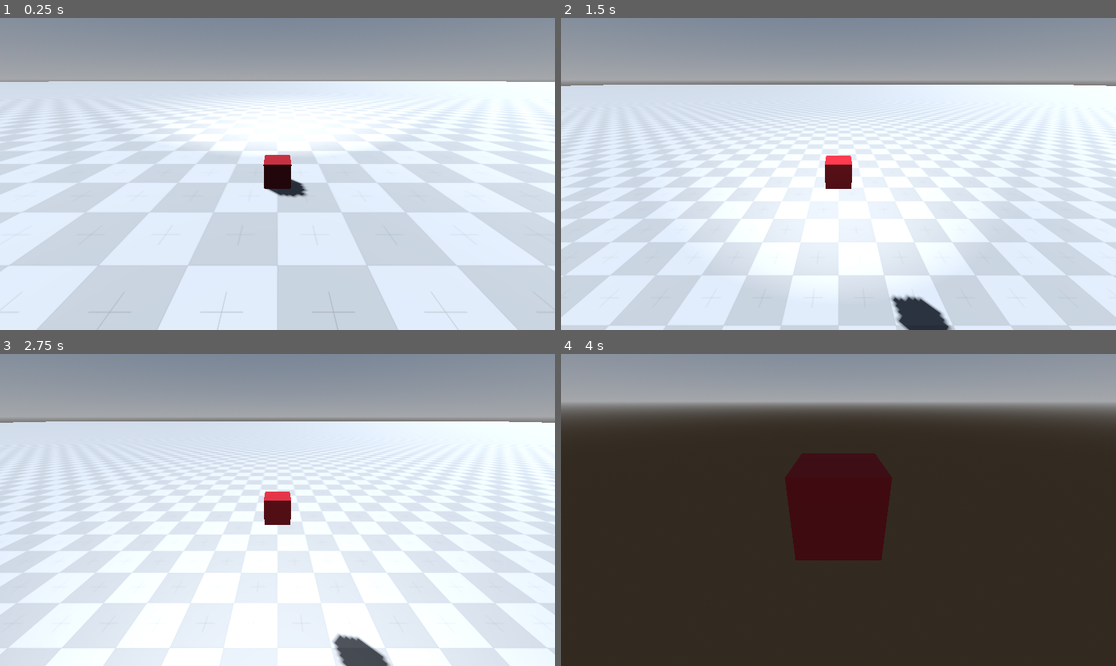
Above: before the commit, frames 1-4 (two rows, left to right).
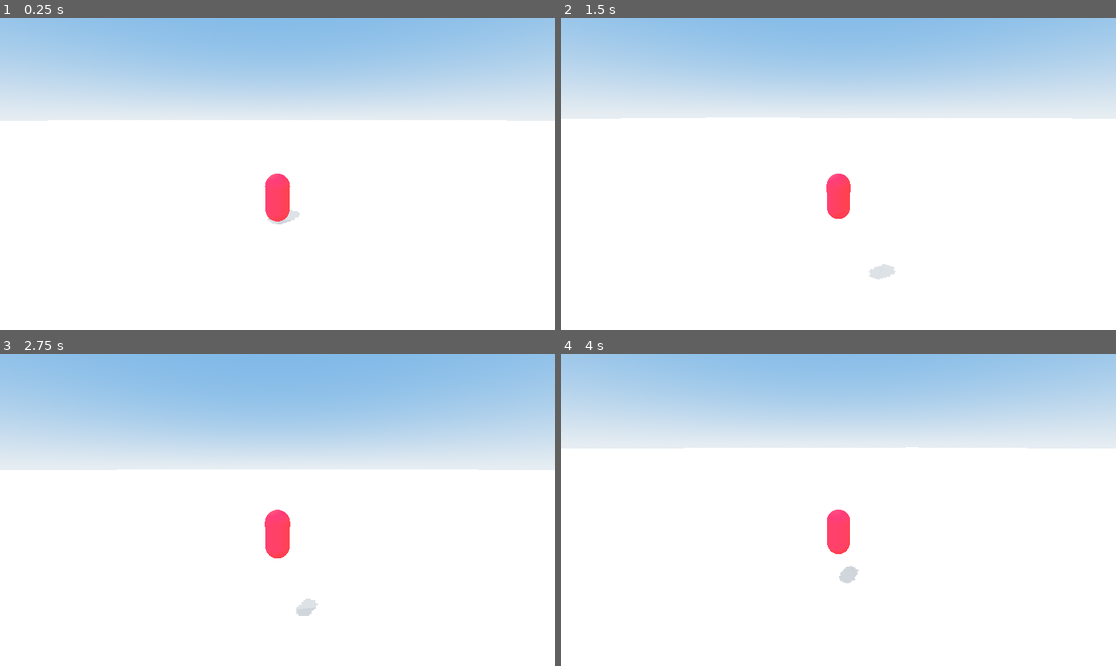
Above: after the commit, the same moments.

Repository: nickyvanurk/game-prototypes
Game: Godot game, scene res://main.tscn
The game is run twice, just before and just after one commit, with the same random seed, the same clock (stepped at 60 frames per second) and the same inputs. Before the commit the project starts from res://world/world.tscn.
Inputs (mouse positions are in pixels of both pictures, inside the frame that each line leads up to):
- Up to frame 1 (0.25 s): no input
- Up to frame 2 (1.5 s): tap Enter at 0.5 s; move the mouse to (866, 174) at 0.52 s; hold Mouse wheel down (zoom_in, bound only after the commit) 0.53-1.28 s; hold W (move_forward) from 0.53 s (still down); tap Space (jump) at 0.77, 1.07 s; tap Mouse wheel up (zoom_out, bound only after the commit) at 0.8, 1.35 s; move the mouse to (810, 174) at 1.27 s
- Up to frame 3 (2.75 s): keep holding W (move_forward); tap Space (jump) at 1.52, 1.55, 1.82, 2.1 s; move the mouse to (288, 503) at 2.02 s; hold Mouse wheel down (zoom_in, bound only after the commit) from 2.03 s (still down)
- Up to frame 4 (4 s): keep holding W (move_forward); move the mouse to (832, 516) at 2.77 s; release Mouse wheel down (zoom_in, bound only after the commit) at 2.78 s; tap Mouse wheel down (zoom_in, bound only after the commit) at 2.85 s; tap Space (jump) at 3.02, 3.32, 3.77, 3.8 s; tap Mouse wheel up (zoom_out, bound only after the commit) at 3.05 s; move the mouse to (877, 513) at 3.52 s; hold Mouse wheel up (zoom_out, bound only after the commit) from 3.53 s (still down)

The runs differ from the first frame. In frame 1, 85% of the frame differs, in the area x 0-100%, y 0-100%; in frame 2, 71%; in frame 3, 59%; in frame 4, 100%.

Commit message:
New project from basic-scene copy

Diff:
--- a/procedural-animation/assets/blocks/dark/dark.tres
+++ b/procedural-animation/assets/blocks/dark/dark.tres
@@ -1,8 +1,9 @@
-[gd_resource type="StandardMaterial3D" load_steps=2 format=3 uid="uid://c81gjkk3f3fsj"]
+[gd_resource type="StandardMaterial3D" load_steps=2 format=2]
 
-[ext_resource type="Texture2D" uid="uid://78iiha2y32v6" path="res://assets/blocks/dark/texture_09.png" id="1"]
+[ext_resource path="res://assets/blocks/dark/texture_09.png" type="Texture2D" id=1]
 
 [resource]
-albedo_texture = ExtResource("1")
-uv1_scale = Vector3(0.5, 0.5, 0.5)
+flags_world_triplanar = true
+albedo_texture = ExtResource( 1 )
+uv1_scale = Vector3( 0.5, 0.5, 0.5 )
 uv1_triplanar = true
--- a/procedural-animation/assets/blocks/light/light.tres
+++ b/procedural-animation/assets/blocks/light/light.tres
@@ -1,9 +1,8 @@
-[gd_resource type="StandardMaterial3D" load_steps=2 format=2]
+[gd_resource type="StandardMaterial3D" load_steps=2 format=3 uid="uid://upeqkxkhht8"]
 
-[ext_resource path="res://assets/blocks/light/texture_08.png" type="Texture2D" id=1]
+[ext_resource type="Texture2D" uid="uid://uinqx0n1p4ls" path="res://assets/blocks/light/texture_08.png" id="1"]
 
 [resource]
-flags_world_triplanar = true
-albedo_texture = ExtResource( 1 )
-uv1_scale = Vector3( 0.5, 0.5, 0.5 )
+albedo_texture = ExtResource("1")
+uv1_scale = Vector3(0.5, 0.5, 0.5)
 uv1_triplanar = true
--- /dev/null
+++ b/procedural-animation/main.gd
@@ -0,0 +1,11 @@
+extends Node
+
+
+func _ready():
+	Input.set_mouse_mode(Input.MOUSE_MODE_CAPTURED)
+
+
+func _input(event):
+	if event.is_action_pressed("ui_cancel"):
+		# Toggle MOUSE_MODE_VISIBLE = 0 and MOUSE_MODE_CAPTURED = 2
+		Input.set_mouse_mode(abs(Input.get_mouse_mode() - 2))
--- /dev/null
+++ b/procedural-animation/main.tscn
@@ -0,0 +1,9 @@
+[gd_scene load_steps=3 format=3 uid="uid://px3bwsvvdfx2"]
+
+[ext_resource type="PackedScene" uid="uid://b1rxdhxrada3s" path="res://world/world.tscn" id="1_cpn0q"]
+[ext_resource type="Script" path="res://main.gd" id="1_sp6ff"]
+
+[node name="Main" type="Node"]
+script = ExtResource("1_sp6ff")
+
+[node name="World3D" parent="." instance=ExtResource("1_cpn0q")]
--- a/procedural-animation/player/camera.gd
+++ b/procedural-animation/player/camera.gd
@@ -4,19 +4,8 @@
 @onready var mount = get_parent().find_child("CameraMount")
 
 func _ready():
-	Input.set_mouse_mode(Input.MOUSE_MODE_CAPTURED)
 	set_as_top_level(true)
 
-func _input(event):
-	if event.is_action_pressed("ui_cancel"):
-		handle_mouse_capture()
-
 func _process(delta):
-	transform.origin = lerp(global_transform.origin, mount.global_transform.origin, 0.5)
+	transform.origin = mount.global_transform.origin
 	look_at(pivot.global_transform.origin, Vector3.UP)
-
-func handle_mouse_capture() -> void:
-	if Input.get_mouse_mode() == Input.MOUSE_MODE_CAPTURED:
-		Input.set_mouse_mode(Input.MOUSE_MODE_VISIBLE)
-	else:
-		Input.set_mouse_mode(Input.MOUSE_MODE_CAPTURED)
--- a/procedural-animation/player/camera_pivot.gd
+++ b/procedural-animation/player/camera_pivot.gd
@@ -1,14 +1,36 @@
 extends Marker3D
 
-@export var mouse_sensitivity  = 0.3 # (float, 0.1, 1)
-@export var min_pitch = -90 # (float, -90, 0)
-@export var max_pitch = 90 # (float, 0, 90)
+@export var mouse_sensitivity  = 0.3
+@export var min_pitch = -89
+@export var max_pitch = 89
+
+@export var min_zoom = 0.3
+@export var max_zoom = 10.0
+@export var zoom_step = 0.25
+@export var zoom_duration = 0.2
 
 @onready var parent = get_parent()
+@onready var zoom = $CameraBoom.spring_length
+@onready var boom = $CameraBoom
 
 func _input(event):
-	pass
-#	if event is InputEventMouseMotion:
-#		parent.rotation_degrees.y -= event.relative.x * mouse_sensitivity
-#		rotation_degrees.x -= event.relative.y * mouse_sensitivity
-#		rotation_degrees.x = clamp(rotation_degrees.x, min_pitch, max_pitch)
+	if event is InputEventMouseMotion:
+		parent.rotation.y -= deg_to_rad(event.relative.x * mouse_sensitivity)
+		rotation.x -= deg_to_rad(event.relative.y * mouse_sensitivity)
+		rotation.x = clampf(rotation.x, deg_to_rad(min_pitch), deg_to_rad(max_pitch))
+
+	if event.is_action_pressed("zoom_in"):
+		set_zoom(zoom - zoom_step)
+
+	if event.is_action_pressed("zoom_out"):
+		set_zoom(zoom + zoom_step)
+
+func set_zoom(value):
+	zoom = clamp(value, min_zoom, max_zoom)
+	var tween = create_tween()
+	tween.tween_property(
+		boom,
+		"spring_length",
+		zoom,
+		zoom_duration
+	).set_trans(Tween.TRANS_SINE).set_ease(Tween.EASE_OUT)
--- a/procedural-animation/player/player.gd
+++ b/procedural-animation/player/player.gd
@@ -1,13 +1,13 @@
 extends CharacterBody3D
 
-var speed = 3
-var acceleration = 9
-var jump_impulse = 6.2
-
-var direction = Vector3.ZERO
+@export var speed = 3
+@export var acceleration = 9
+@export var jump_impulse = 6.2
 
 @onready var gravity = ProjectSettings.get("physics/3d/default_gravity")
 @onready var terminal_velocity = ProjectSettings.get("physics/3d/terminal_velocity")
+
+var direction = Vector3.ZERO
 
 func _physics_process(delta):
 	direction = Vector3.ZERO
@@ -22,7 +22,4 @@
 	if Input.is_action_just_pressed("jump") and is_on_floor():
 		velocity.y = jump_impulse
 
-	set_velocity(velocity)
-	set_up_direction(Vector3.UP)
-	set_floor_stop_on_slope_enabled(true)
 	move_and_slide()
--- a/procedural-animation/player/player.tscn
+++ b/procedural-animation/player/player.tscn
@@ -1,35 +1,30 @@
-[gd_scene load_steps=7 format=3 uid="uid://cfkuoun6envei"]
+[gd_scene load_steps=7 format=3 uid="uid://c2ya2rf21idl2"]
 
 [ext_resource type="Script" path="res://player/player.gd" id="1"]
 [ext_resource type="Script" path="res://player/camera.gd" id="2"]
 [ext_resource type="Script" path="res://player/camera_pivot.gd" id="3"]
 
-[sub_resource type="SphereShape3D" id="1"]
-radius = 0.1
+[sub_resource type="StandardMaterial3D" id="StandardMaterial3D_ifpew"]
+albedo_color = Color(0.984314, 0.168627, 0.243137, 1)
 
-[sub_resource type="StandardMaterial3D" id="StandardMaterial3D_gujrm"]
-albedo_color = Color(0.72549, 0.0823529, 0.164706, 1)
+[sub_resource type="CapsuleMesh" id="1"]
 
-[sub_resource type="BoxMesh" id="BoxMesh_244y4"]
-size = Vector3(0.5, 0.5, 0.5)
+[sub_resource type="CapsuleShape3D" id="2"]
 
 [node name="Player" type="CharacterBody3D"]
 collision_layer = 2
 script = ExtResource("1")
 
 [node name="CameraPivot" type="Marker3D" parent="."]
-transform = Transform3D(1, 0, 0, 0, 1, 0, 0, 0, 1, 0, 0.196683, 0)
+transform = Transform3D(1, 0, 0, 0, 0.965926, 0.258819, 0, -0.258819, 0.965926, 0, 1, 0)
 script = ExtResource("3")
 
 [node name="CameraBoom" type="SpringArm3D" parent="CameraPivot"]
-transform = Transform3D(1, 0, 0, 0, 0.906308, 0.422618, 0, -0.422618, 0.906308, 0, 0, 0)
 spring_length = 4.0
+margin = 0.2
 
 [node name="CameraMount" type="Marker3D" parent="CameraPivot/CameraBoom"]
-
-[node name="CollisionShape3D" type="CollisionShape3D" parent="."]
-transform = Transform3D(1, 0, 0, 0, 1, 0, 0, 0, 1, 0, 0.1, 0)
-shape = SubResource("1")
+transform = Transform3D(1, 0, 0, 0, 1, 0, 0, 0, 1, 0, 0, 0)
 
 [node name="Camera3D" type="Camera3D" parent="."]
 transform = Transform3D(1, 0, 0, 0, 0.965926, 0.258819, 0, -0.258819, 0.965926, 0, 2.95587, 3.87947)
@@ -37,7 +32,11 @@
 far = 1000.0
 script = ExtResource("2")
 
-[node name="MeshInstance3d" type="MeshInstance3D" parent="."]
-transform = Transform3D(1, 0, 0, 0, 1, 0, 0, 0, 1, 0, 0.25, 0)
-material_override = SubResource("StandardMaterial3D_gujrm")
-mesh = SubResource("BoxMesh_244y4")
+[node name="MeshInstance3D" type="MeshInstance3D" parent="."]
+transform = Transform3D(0.5, 0, 0, 0, 0.5, 0, 0, 0, 0.5, 0, 0.5, 0)
+material_override = SubResource("StandardMaterial3D_ifpew")
+mesh = SubResource("1")
+
+[node name="CollisionShape3D" type="CollisionShape3D" parent="."]
+transform = Transform3D(0.5, 0, 0, 0, 0.5, 0, 0, 0, 0.5, 0, 0.5, 0)
+shape = SubResource("2")
--- a/procedural-animation/project.godot
+++ b/procedural-animation/project.godot
@@ -11,7 +11,7 @@
 [application]
 
 config/name="Procedural Animation"
-run/main_scene="res://world/world.tscn"
+run/main_scene="res://main.tscn"
 config/features=PackedStringArray("4.0")
 config/icon="res://icon.png"
 
@@ -46,6 +46,16 @@
 "events": [Object(InputEventKey,"resource_local_to_scene":false,"resource_name":"","device":0,"window_id":0,"alt_pressed":false,"shift_pressed":false,"ctrl_pressed":false,"meta_pressed":false,"pressed":false,"keycode":0,"physical_keycode":32,"unicode":0,"echo":false,"script":null)
 ]
 }
+zoom_in={
+"deadzone": 0.5,
+"events": [Object(InputEventMouseButton,"resource_local_to_scene":false,"resource_name":"","device":-1,"window_id":0,"alt_pressed":false,"shift_pressed":false,"ctrl_pressed":false,"meta_pressed":false,"button_mask":16,"position":Vector2(366, 186),"global_position":Vector2(366, 186),"factor":1.0,"button_index":5,"pressed":true,"double_click":false,"script":null)
+]
+}
+zoom_out={
+"deadzone": 0.5,
+"events": [Object(InputEventMouseButton,"resource_local_to_scene":false,"resource_name":"","device":-1,"window_id":0,"alt_pressed":false,"shift_pressed":false,"ctrl_pressed":false,"meta_pressed":false,"button_mask":8,"position":Vector2(418, 186),"global_position":Vector2(418, 186),"factor":1.0,"button_index":4,"pressed":true,"double_click":false,"script":null)
+]
+}
 
 [layer_names]
 
@@ -59,4 +69,5 @@
 
 [rendering]
 
+anti_aliasing/quality/screen_space_aa=1
 environment/default_environment="res://world/environment.tres"
--- a/procedural-animation/world/environment.tres
+++ b/procedural-animation/world/environment.tres
@@ -1,12 +1,24 @@
-[gd_resource type="Environment" load_steps=3 format=3 uid="uid://dn58bx31b4y8u"]
+[gd_resource type="Environment" load_steps=3 format=3 uid="uid://clh6m2chst1k1"]
 
-[sub_resource type="ProceduralSkyMaterial" id="ProceduralSkyMaterial_gb88n"]
+[sub_resource type="ProceduralSkyMaterial" id="ProceduralSkyMaterial_aysrv"]
+sky_top_color = Color(0.337255, 0.580392, 0.866667, 1)
+sky_horizon_color = Color(0.839216, 0.917647, 0.980392, 1)
+sky_curve = 0.109807
+ground_bottom_color = Color(0.337255, 0.580392, 0.866667, 1)
+ground_horizon_color = Color(0.839216, 0.917647, 0.980392, 1)
+ground_curve = 0.121257
 
 [sub_resource type="Sky" id="1"]
-sky_material = SubResource("ProceduralSkyMaterial_gb88n")
+sky_material = SubResource("ProceduralSkyMaterial_aysrv")
 
 [resource]
 background_mode = 2
 sky = SubResource("1")
-ambient_light_sky_contribution = 0.25
-tonemap_white = 1.5
+ambient_light_source = 3
+ambient_light_color = Color(0.501961, 0.501961, 0.501961, 1)
+ambient_light_sky_contribution = 0.26
+ambient_light_energy = 5.0
+tonemap_mode = 3
+tonemap_white = 1.55
+fog_light_energy = 6.74
+fog_density = 0.001
--- a/procedural-animation/world/world.tscn
+++ b/procedural-animation/world/world.tscn
@@ -1,8 +1,8 @@
-[gd_scene load_steps=4 format=3 uid="uid://tkyi16ueq5lo"]
+[gd_scene load_steps=4 format=3 uid="uid://b1rxdhxrada3s"]
 
-[ext_resource type="Environment" uid="uid://dn58bx31b4y8u" path="res://world/environment.tres" id="1"]
-[ext_resource type="Material" path="res://assets/blocks/light/light.tres" id="1_l0mer"]
-[ext_resource type="PackedScene" uid="uid://cfkuoun6envei" path="res://player/player.tscn" id="3"]
+[ext_resource type="Environment" uid="uid://clh6m2chst1k1" path="res://world/environment.tres" id="1"]
+[ext_resource type="Material" uid="uid://upeqkxkhht8" path="res://assets/blocks/light/light.tres" id="2"]
+[ext_resource type="PackedScene" uid="uid://c2ya2rf21idl2" path="res://player/player.tscn" id="3"]
 
 [node name="World3D" type="Node3D"]
 
@@ -10,12 +10,9 @@
 environment = ExtResource("1")
 
 [node name="DirectionalLight3D" type="DirectionalLight3D" parent="."]
-transform = Transform3D(-0.707107, 0.5, -0.5, 3.09086e-08, 0.707107, 0.707107, 0.707107, 0.5, -0.5, -45, 18, -44)
+transform = Transform3D(-0.130078, 0.926326, -0.353553, -0.41981, 0.271587, 0.866025, 0.898242, 0.261076, 0.353553, -45, 18, -44)
+light_energy = 0.5
 shadow_enabled = true
-
-[node name="SpotLight3D" type="SpotLight3D" parent="."]
-transform = Transform3D(1, 0, 0, 0, 0.866025, 0.5, 0, -0.5, 0.866025, 0, 5, 0)
-spot_range = 30.0
 
 [node name="Level" type="CSGCombiner3D" parent="."]
 use_collision = true
@@ -23,7 +20,7 @@
 [node name="Floor" type="CSGBox3D" parent="Level"]
 transform = Transform3D(1, 0, 0, 0, 1, 0, 0, 0, 1, 0, -0.5, 0)
 use_collision = true
-size = Vector3(400, 1, 400)
-material = ExtResource("1_l0mer")
+size = Vector3(1000, 1, 1000)
+material = ExtResource("2")
 
 [node name="Player" parent="." instance=ExtResource("3")]
Not shown, changed: procedural-animation/assets/blocks/dark/texture_01.png.import
Not shown, changed: procedural-animation/assets/blocks/dark/texture_02.png.import
Not shown, changed: procedural-animation/assets/blocks/dark/texture_03.png.import
Not shown, changed: procedural-animation/assets/blocks/dark/texture_04.png.import
Not shown, changed: procedural-animation/assets/blocks/dark/texture_05.png.import
Not shown, changed: procedural-animation/assets/blocks/dark/texture_06.png.import
Not shown, changed: procedural-animation/assets/blocks/dark/texture_07.png.import
Not shown, changed: procedural-animation/assets/blocks/dark/texture_08.png.import
Not shown, changed: procedural-animation/assets/blocks/dark/texture_09.png.import
Not shown, changed: procedural-animation/assets/blocks/dark/texture_10.png.import
Not shown, changed: procedural-animation/assets/blocks/dark/texture_11.png.import
Not shown, changed: procedural-animation/assets/blocks/dark/texture_12.png.import
(and 70 more such lines)
